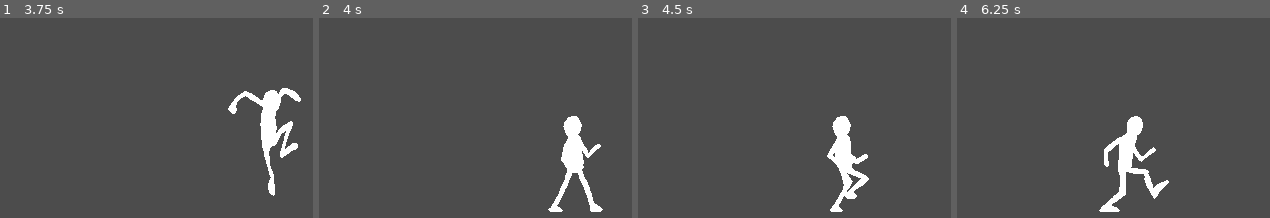
Above: before the commit, frames 1-4 (left to right).
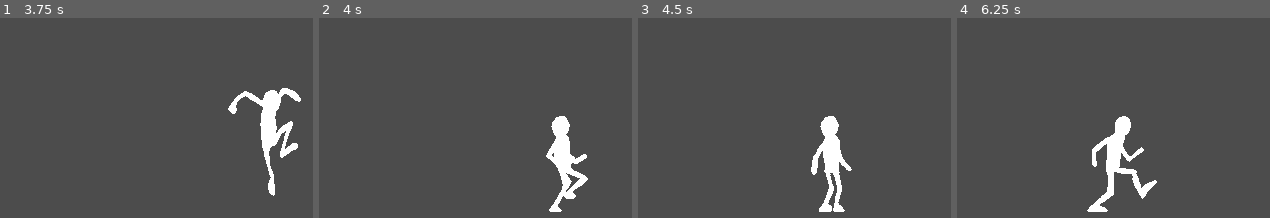
Above: after the commit, the same moments.

Repository: DanySnowyman/Godot_Fighting_Project
Game: Godot game, scene res://MrPalo.tscn
Two runs of this game, one before a commit and one after it. Both use one fixed random seed, a clock stepped at 60 frames per second and the inputs below.
Inputs:
- Up to frame 1 (3.75 s): tap Enter at 0.5 s; hold Right (ui_right) 0.53-1.28 s; hold Left (ui_left) 1.28-2.03 s; hold Right (ui_right) 2.03-2.78 s; hold Up (ui_up) 2.78-3.53 s; hold Left (ui_left) from 3.53 s (still down)
- Up to frame 2 (4 s): keep holding Left (ui_left)
- Up to frame 3 (4.5 s): keep holding Left (ui_left)
- Up to frame 4 (6.25 s): release Left (ui_left) at 5.78 s; hold Right (ui_right) from 5.78 s (still down)

Frame 1 is identical in both runs. In frame 2, 3.0% of the frame differs, in the area x 72-91%, y 49-97%; in frame 3, 3.6%; in frame 4, 4.1%, in the area x 41-68%, y 49-97%.

Commit message:
Dashes agregados

Diff:
--- a/MrPalo.gd
+++ b/MrPalo.gd
@@ -11,6 +11,8 @@
 var jump_vertical = false
 var jump_forward = false
 var jump_backward = false
+var dash_f_ready = false
+var dash_b_ready = false
 
 onready var tween = get_node("Tween")
 
@@ -18,6 +20,10 @@
 const JUMP_LENGHT = 120
 const JUMP_ASC_TIME = 0.4
 const JUMP_DES_TIME = 0.4
+const DASH_F_DIST = 80
+const DASH_B_DIST = 60
+const DASH_F_TIME = 0.4
+const DASH_B_TIME = 0.4
 
 func _ready():
 	if player == 1:
@@ -25,7 +31,6 @@
 	else: self.position = Vector2(164, 140)
 
 	$AnimationPlayer.play("Stand")
-
 
 func walk_forward(delta):
 	if Input.is_action_pressed("ui_right") and on_floor == true:
@@ -72,7 +77,6 @@
 			JUMP_DES_TIME, Tween.TRANS_QUINT, Tween.EASE_IN)
 		tween.start()
 		yield(tween, "tween_completed")
-		yield($AnimationPlayer, "animation_finished")
 		is_jumping = false
 		on_floor = true
 		$AnimationPlayer.play("Stand")
@@ -133,6 +137,47 @@
 		on_floor = true
 		$AnimationPlayer.play("Stand")
 
+func dash_forward():
+	if Input.is_action_just_pressed("ui_right") and dash_f_ready == false:
+		dash_f_ready = true
+		dash_b_ready = false
+		yield(get_tree().create_timer(0.4), "timeout")
+		dash_f_ready = false
+
+	if on_floor == true and is_jumping == false:
+		if Input.is_action_just_pressed("ui_right") and dash_f_ready == true:
+			on_floor = false
+			$AnimationPlayer.play("Dash forward")
+			tween.interpolate_property(self, "position:x", self.position.x,
+				self.position.x + DASH_F_DIST, DASH_F_TIME,
+				Tween.TRANS_QUART, Tween.EASE_OUT)
+			tween.start()
+			yield(tween, "tween_completed")
+			dash_f_ready = false
+			on_floor = true
+			$AnimationPlayer.play("Stand")
+
+func dash_backward():
+	if Input.is_action_just_pressed("ui_left") and dash_b_ready == false:
+		dash_b_ready = true
+		dash_f_ready = false
+		yield(get_tree().create_timer(0.4), "timeout")
+		dash_b_ready = false
+
+	if on_floor == true and is_jumping == false:
+		if Input.is_action_just_pressed("ui_left") and dash_b_ready == true:
+			on_floor = false
+			$AnimationPlayer.play("Dash backward")
+			tween.interpolate_property(self, "position:x", self.position.x,
+				self.position.x - DASH_B_DIST, DASH_B_TIME,
+				Tween.TRANS_QUINT, Tween.EASE_OUT)
+			tween.start()
+			yield(tween, "tween_completed")
+			dash_b_ready = false
+			on_floor = true
+			$AnimationPlayer.play("Stand")
+
+
 func _process(delta):
 	var motion = Vector2()
 
@@ -142,8 +187,8 @@
 	jump_vertical()
 	jump_forward()
 	jump_backward()
+	dash_forward()
+	dash_backward()
 
 	motion = position - last_position
 	last_position = position
-
-	print(is_jumping)
--- a/MrPalo.tscn
+++ b/MrPalo.tscn
@@ -1,9 +1,43 @@
-[gd_scene load_steps=10 format=2]
+[gd_scene load_steps=12 format=2]
 
 [ext_resource path="res://gfx/Mr Palo.png" type="Texture" id=1]
 [ext_resource path="res://MrPalo.gd" type="Script" id=2]
 
-[sub_resource type="Animation" id=7]
+[sub_resource type="Animation" id=8]
+resource_name = "Dash backward"
+length = 0.4
+step = 0.05
+tracks/0/type = "value"
+tracks/0/path = NodePath("Sprite:frame")
+tracks/0/interp = 1
+tracks/0/loop_wrap = true
+tracks/0/imported = false
+tracks/0/enabled = true
+tracks/0/keys = {
+"times": PoolRealArray( 0, 0.1, 0.3 ),
+"transitions": PoolRealArray( 1, 1, 1 ),
+"update": 1,
+"values": [ 28, 29, 30 ]
+}
+
+[sub_resource type="Animation" id=9]
+resource_name = "Dash forward"
+length = 0.4
+step = 0.05
+tracks/0/type = "value"
+tracks/0/path = NodePath("Sprite:frame")
+tracks/0/interp = 1
+tracks/0/loop_wrap = true
+tracks/0/imported = false
+tracks/0/enabled = true
+tracks/0/keys = {
+"times": PoolRealArray( 0, 0.1, 0.3 ),
+"transitions": PoolRealArray( 1, 1, 1 ),
+"update": 1,
+"values": [ 21, 22, 23 ]
+}
+
+[sub_resource type="Animation" id=1]
 resource_name = "Jump backward"
 step = 0.05
 tracks/0/type = "value"
@@ -19,8 +53,7 @@
 "values": [ 35, 48, 47, 46, 45, 44, 43, 42, 49 ]
 }
 
-[sub_resource type="Animation" id=1]
-resource_name = "Jump forward"
+[sub_resource type="Animation" id=2]
 step = 0.05
 tracks/0/type = "value"
 tracks/0/path = NodePath("Sprite:frame")
@@ -115,20 +148,22 @@
 offset = Vector2( 9.16904, -5.20171 )
 vframes = 19
 hframes = 7
-frame = 35
+frame = 43
 
 [node name="AnimationPlayer" type="AnimationPlayer" parent="."]
-"anims/Jump backward" = SubResource( 7 )
-"anims/Jump forward" = SubResource( 1 )
-"anims/Jump vertical" = SubResource( 2 )
-anims/Stand = SubResource( 3 )
-"anims/Walk backwards" = SubResource( 4 )
-"anims/Walk forward" = SubResource( 5 )
+"anims/Dash backward" = SubResource( 8 )
+"anims/Dash forward" = SubResource( 9 )
+"anims/Jump backward" = SubResource( 1 )
+"anims/Jump forward" = SubResource( 2 )
+"anims/Jump vertical" = SubResource( 3 )
+anims/Stand = SubResource( 4 )
+"anims/Walk backwards" = SubResource( 5 )
+"anims/Walk forward" = SubResource( 6 )
 
 [node name="CollisionShape2D" type="CollisionShape2D" parent="."]
 position = Vector2( 6, 9 )
 rotation = 1.5708
-shape = SubResource( 6 )
+shape = SubResource( 7 )
 one_way_collision = true
 
 [node name="Tween" type="Tween" parent="."]
Not shown: 5 places in MrPalo.tscn that only renumber resources
